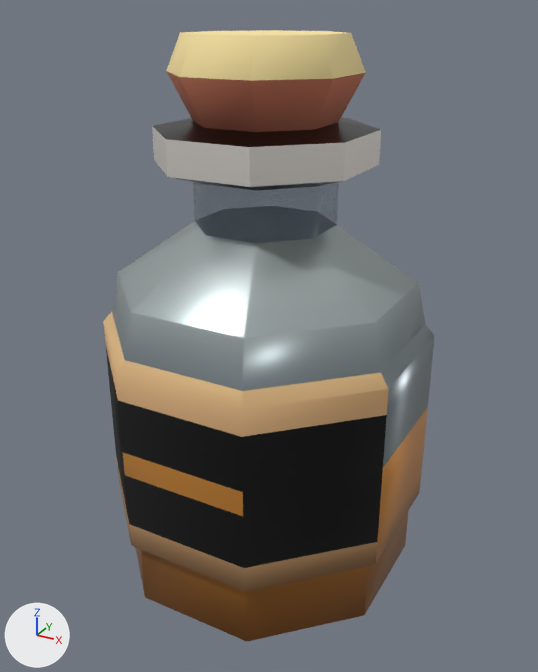
The glTF model asset-studio/catalogs/items/potions/potion_medium_gold/potion_medium_gold.glb: old version first, new version second.
Camera for both pictures: a 50 mm lens placed at (0.521, -0.936, 0.909), pointed at (0.005, 0.003, 0.44). The axes (+X, +Y, +Z) are drawn at lower left. The lights are the same throughout. The picture after the commit comes second. Vertices at exactly the same position are counted once.

In view in the first picture: 'Item'.
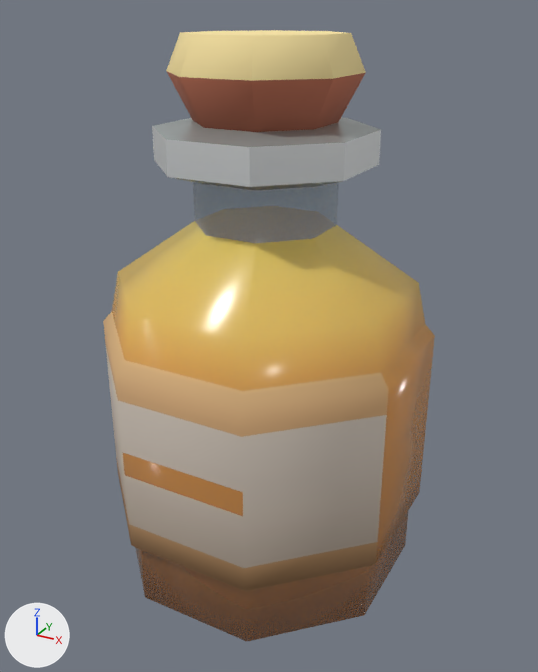
Where the change shows, as pixel boxes [x1, y1, x2, y2] in the pictures (538 x 672 px):
'Item', surface changed (lighter)
    both: [103, 99, 435, 641]
part 1 of me_potion_medium_gold, surface changed (lighter)
    both: [103, 117, 435, 592]

The change, as a diff of the scene's bpy script:
```diff
--- a/asset-studio/catalogs/items/potions/potion_medium_gold/potion_medium_gold.glb.py
+++ b/asset-studio/catalogs/items/potions/potion_medium_gold/potion_medium_gold.glb.py
@@ mat_potion_medium_gold_0 @@
 n0 = _N.new('ShaderNodeBsdfPrincipled'); n0.name = 'Principled BSDF'
-n0.inputs[1].default_value = 0.5  # 'Metallic'
-n0.inputs[2].default_value = 0.3  # 'Roughness'
+n0.inputs[2].default_value = 0.2  # 'Roughness'
 n1 = _N.new('ShaderNodeOutputMaterial'); n1.name = 'Material Output'
+n3 = _N.new('ShaderNodeMath'); n3.name = 'Math'
+n3.operation = 'MULTIPLY'
+n3.inputs[1].default_value = 0.72  # 'Value'
 n2 = _N.new('ShaderNodeTexImage'); n2.name = 'Image Texture'
@@ mat_potion_medium_gold_0 @@
 _L.new(n2.outputs[0], n0.inputs[0])  # 'Color' to 'Base Color'
+_L.new(n3.outputs[0], n0.inputs[4])  # 'Value' to 'Alpha'
+_L.new(n2.outputs[1], n3.inputs[0])  # 'Alpha' to 'Value'
@@ mat_potion_medium_gold_3 @@
+mat_potion_medium_gold_3 = principled_material('potion_medium_gold_3')
+mat_potion_medium_gold_3.texture = img_surface_palette
+mat_potion_medium_gold_3.metallic = 0.5
+mat_potion_medium_gold_3.roughness = 0.3
@@ me_potion_medium_gold @@
 me_potion_medium_gold.from_pydata(...)  # 146 vertices, 288 faces; spans x -0.24..0.24, y -0.24..0.24, z 0.0..0.88
 # used by ob_item; location = (0.0, 0.0, 0.0)
+# me_potion_medium_gold part 1: 183 kept faces spanning x -0.24..0.24, y -0.24..0.24, z 0.0..0.766 get new texture (UV) coordinates
 me_potion_medium_gold.materials.append(mat_potion_medium_gold_0)
@@ me_potion_medium_gold @@
 me_potion_medium_gold.materials.append(mat_potion_medium_gold_2)
+me_potion_medium_gold.materials.append(mat_potion_medium_gold_3)  # picture img_surface_palette
```
